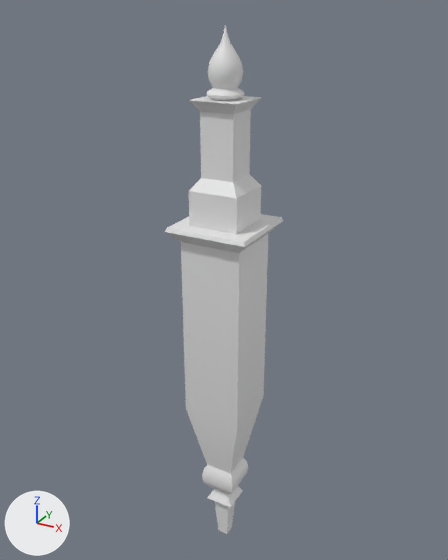
The OBJ model astro/3d_models/castle_steeple/steeple.obj: old version first, new version second.
Both versions are drawn from a 50 mm lens placed at (0.726, -1.327, 0.787), pointed at (-0.025, 0.038, 0.104). The lights are fixed; the arrows at lower left show +X, +Y and +Z. The picture after the commit comes second. Where no turn or scale is listed for an object, it has been applied to the vertices.

Objects in the first picture: 'Castle_Steeple_Cube.047'.
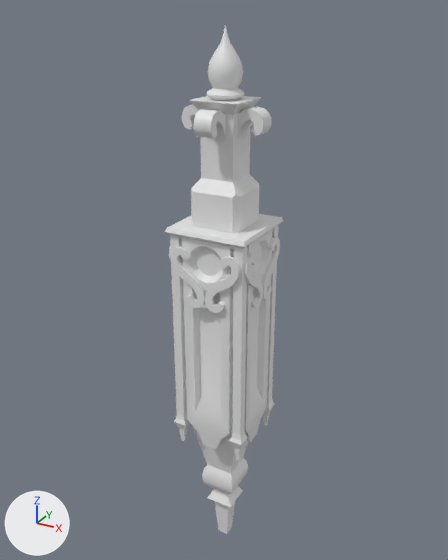
Commit message: astro: castle rampart/steeple model updates

Pixel boxes (x1, y1, x2, y2) of what changed, in the pictures (448 x 560 px):
'Cube.004_Cube.092', added
    after: (171, 238, 241, 449)
'Castle_Steeple_Frills_Cylinder.053', added
    after: (170, 104, 278, 461)
'Cube.003_Cube.088', added
    after: (243, 229, 280, 442)

The edits, one by one:
Mesh me_cube_004_cube_092 is new.
It has 200 vertices, 388 faces and spans x -0.097..0.097, y -0.111..-0.077, z -0.357..0.269.
Mesh me_cube_003_cube_088 is new.
It has 200 vertices, 388 faces and spans x 0.077..0.111, y -0.097..0.097, z -0.357..0.269.
Mesh me_cube_002_cube_091 is new.
It has 200 vertices, 388 faces and spans x -0.111..-0.077, y -0.097..0.097, z -0.357..0.269.
Mesh me_castle_steeple_frills_cylinder_053 is new.
It has 320 vertices, 600 faces and spans x -0.11..0.11, y -0.11..0.11, z -0.37..0.574.
Object 'Cube.004_Cube.092' (ob_cube_004_cube_092) is new; it shows me_cube_004_cube_092.
Its location is (0.0, 0.0, 0.0).
Object 'Cube.003_Cube.088' (ob_cube_003_cube_088) is new; it shows me_cube_003_cube_088.
Its location is (0.0, 0.0, 0.0).
Object 'Cube.002_Cube.091' (ob_cube_002_cube_091) is new; it shows me_cube_002_cube_091.
Its location is (0.0, 0.0, 0.0).
Object 'Castle_Steeple_Frills_Cylinder.053' (ob_castle_steeple_frills_cylinder_053) is new; it shows me_castle_steeple_frills_cylinder_053.
Its location is (0.0, 0.0, 0.0).
